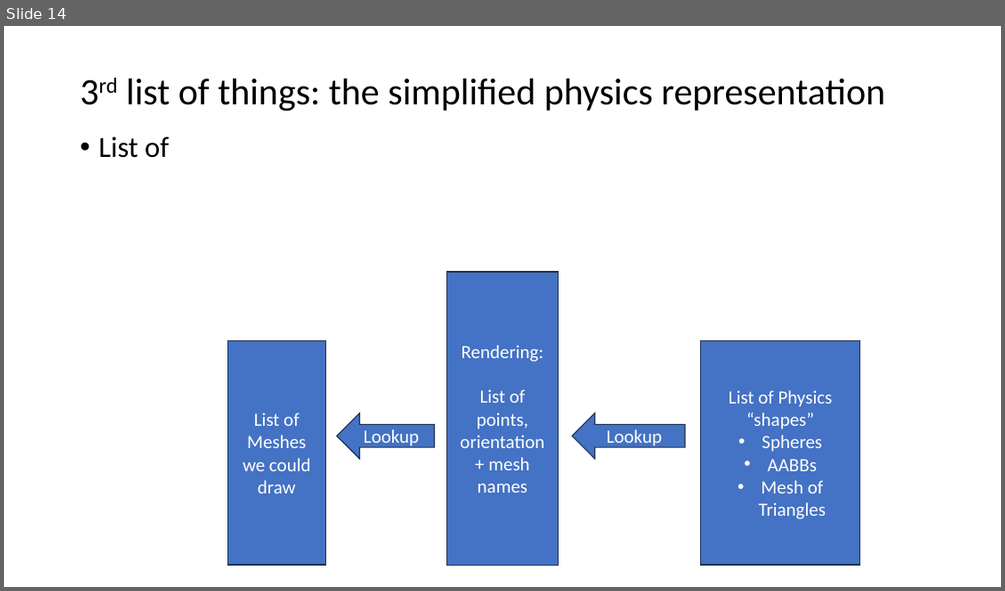
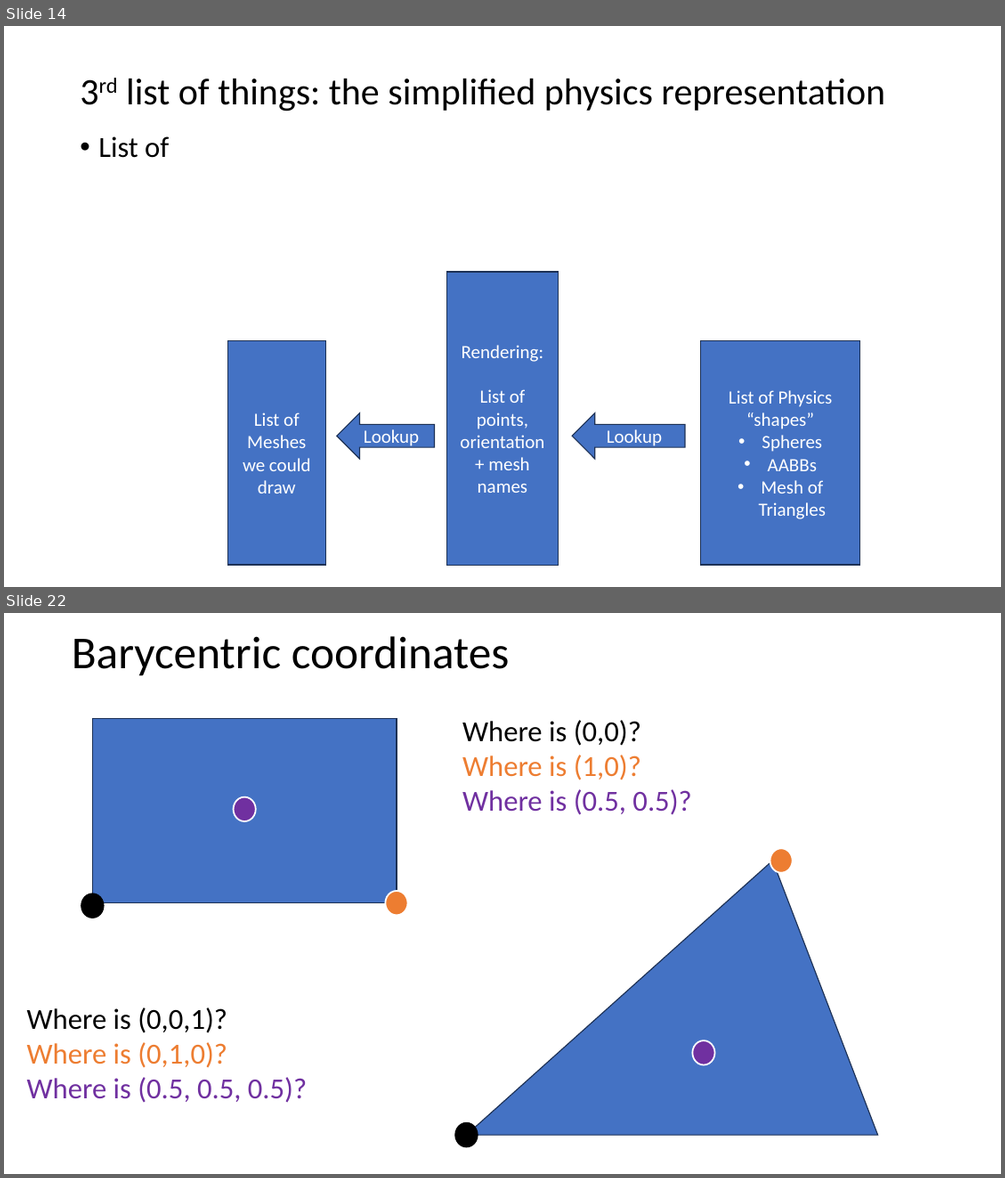
Before and after one commit to FeeneyCodes/GDP202425, a slide deck: 6019_Phys_1/D2D/W02/Collision_Detection (2024).pptx. Shown one above the other, each under a label of ours: slide 14 before the commit, slides 14 and 22 after it; the slides between them are not shown. The pictures are 1005x591 and 1005x1178 pixels, drawn with LibreOffice and Linux fonts; fonts in the diff are those of the drawing. Boxes give left, top, right and bottom in pixels: in the first picture for what was removed or moved away, otherwise in the second. Text is boxed around its words. In the diff, an @@ line names an element or a change of style, - is before the commit and + after.

```diff
--- a/6019_Phys_1/D2D/W02/Collision_Detection (2024).pptx
+++ b/6019_Phys_1/D2D/W02/Collision_Detection (2024).pptx
@@ slide 22 added at [4,613,1001,1174], background #FFFFFF @@
@@ title added at [72,636,510,676], 44 pt, text #000000 @@
+Barycentric coordinates
@@ rectangle added at [92,718,396,902], fill #4472C4, outline #1E3256 1 pt @@
@@ text added at [462,720,691,815], 28 pt, text #7030A0 @@
+Where is (0,0)?
+Where is (1,0)?
+Where is (0.5, 0.5)?
@@ ellipse added at [234,797,256,821], fill #7030A0, outline #FFFFFF 1.5 pt @@
@@ ellipse added at [769,849,793,873], fill #ED7D31, outline #FFFFFF 1.5 pt @@
@@ triangle added at [466,860,877,1135], fill #4472C4, outline #1E3256 1 pt @@
@@ ellipse added at [81,893,104,918], fill #000000, outline #000000 1 pt @@
@@ ellipse added at [386,891,408,915], fill #ED7D31, outline #FFFFFF 1.5 pt @@
@@ text added at [27,1007,307,1103], 28 pt, text #7030A0 @@
+Where is (0,0,1)?
+Where is (0,1,0)?
+Where is (0.5, 0.5, 0.5)?
@@ ellipse added at [693,1041,715,1065], fill #7030A0, outline #FFFFFF 1.5 pt @@
@@ ellipse added at [455,1122,477,1147], fill #000000, outline #000000 1 pt @@
```
Also in this commit, not shown: 1 slide changed, 8 other slides added, 3 other files.
